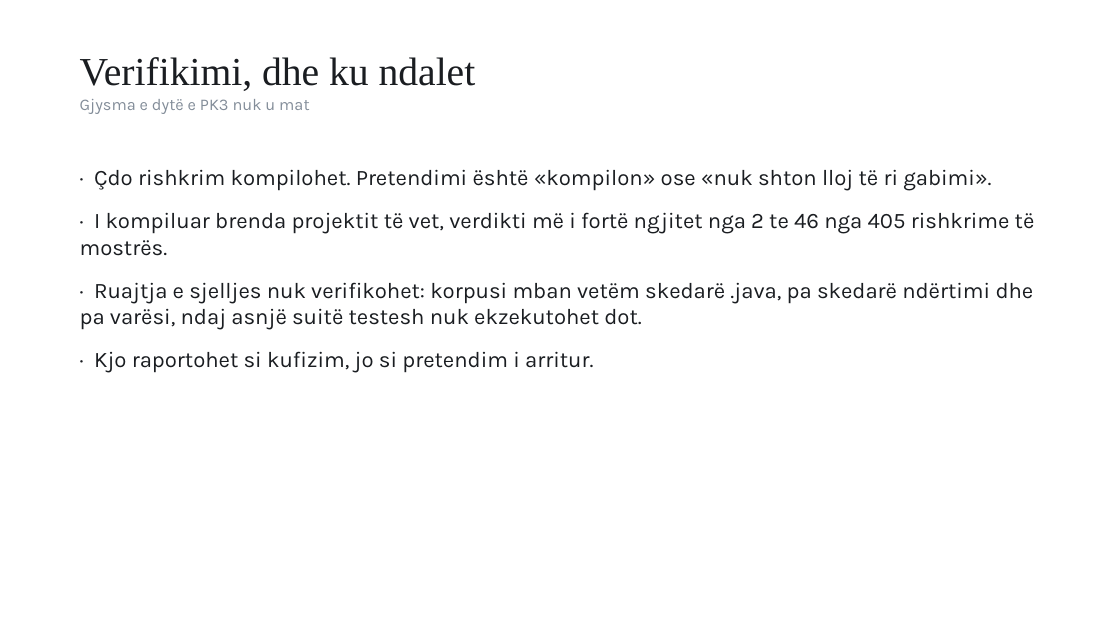
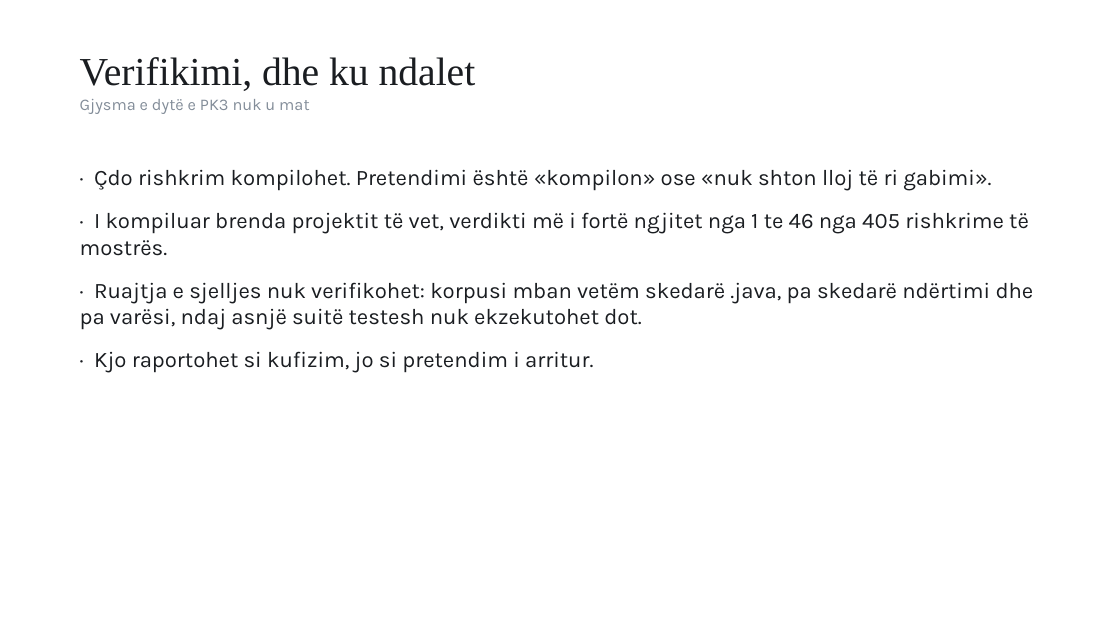
Before and after one commit to FlorentLatifi/Code-Smell-Detection-and-Refactoring-Recommendations, a slide deck: slide 11 of docs/thesis/Prezantimi_Florent_Latifi.pptx. Drawn at 1120x630 pixels with LibreOffice and Linux fonts; fonts in the diff are those of the drawing. Boxes give left, top, right and bottom in pixels: in the first picture for what was removed or moved away, otherwise in the second. Text is boxed around its words. In the diff, an @@ line names an element or a change of style, - is before the commit and + after.

```diff
--- a/docs/thesis/Prezantimi_Florent_Latifi.pptx
+++ b/docs/thesis/Prezantimi_Florent_Latifi.pptx
@@ text at (x1=80, y1=212, x2=1029, y2=256): text changed @@
-· I kompiluar brenda projektit të vet, verdikti më i fortë ngjitet nga 2 te 46 nga 405 rishkrime të mostrës.
+· I kompiluar brenda projektit të vet, verdikti më i fortë ngjitet nga 1 te 46 nga 405 rishkrime të mostrës.
```
Also in this commit, not shown: 10 other files.
